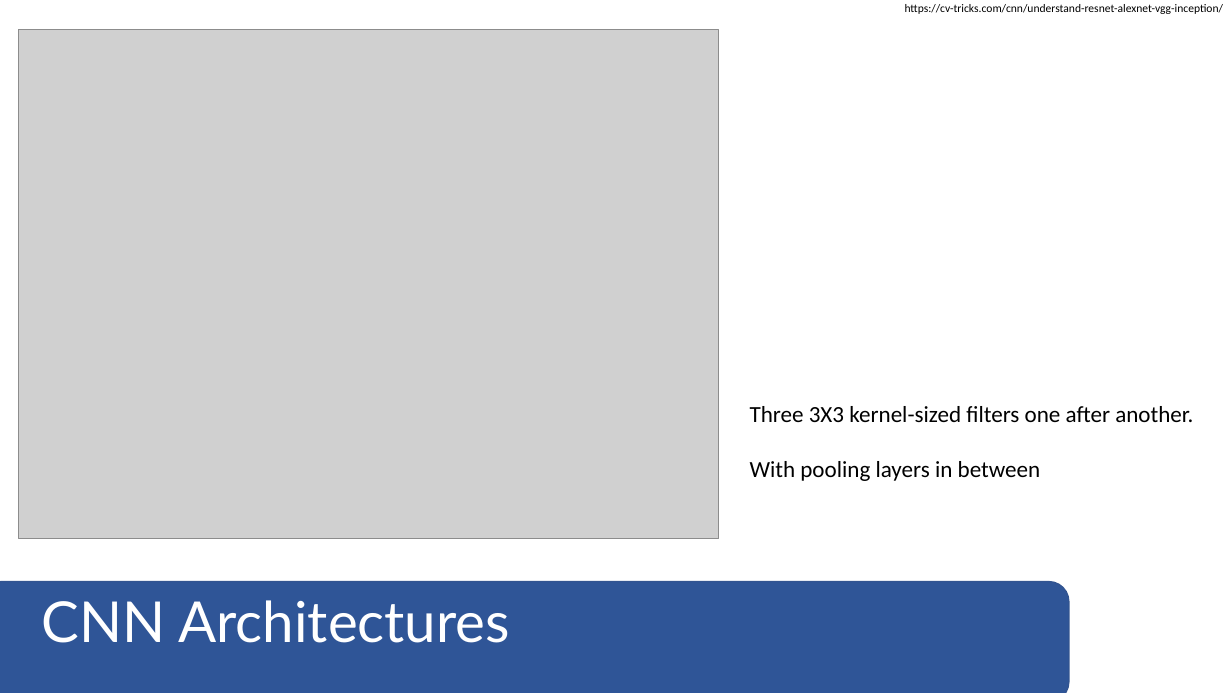
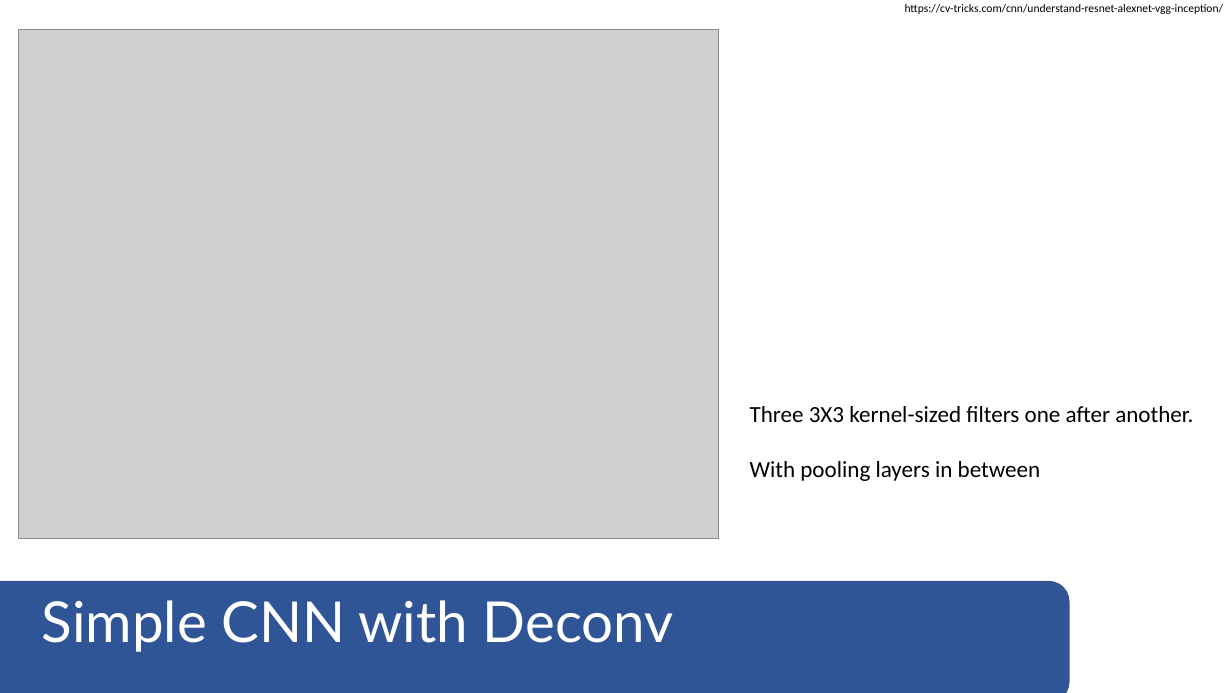
Before and after one commit to bchee1/GA-DSI, a slide deck: slide 6 of carvana-image-masking-challenge/Slides.pptx. Drawn at 1232x693 pixels with LibreOffice and Linux fonts; fonts in the diff are those of the drawing; grey boxes stand for pictures. Boxes give left, top, right and bottom in pixels: in the first picture for what was removed or moved away, otherwise in the second. Text is boxed around its words. In the diff, an @@ line names an element or a change of style, - is before the commit and + after.

```diff
--- a/carvana-image-masking-challenge/Slides.pptx
+++ b/carvana-image-masking-challenge/Slides.pptx
@@ text at box(42, 600, 674, 652): text changed @@
-CNN Architectures
+Simple CNN with Deconv
```
Also in this commit, not shown: 1 other slide changed, 1 slide removed.
